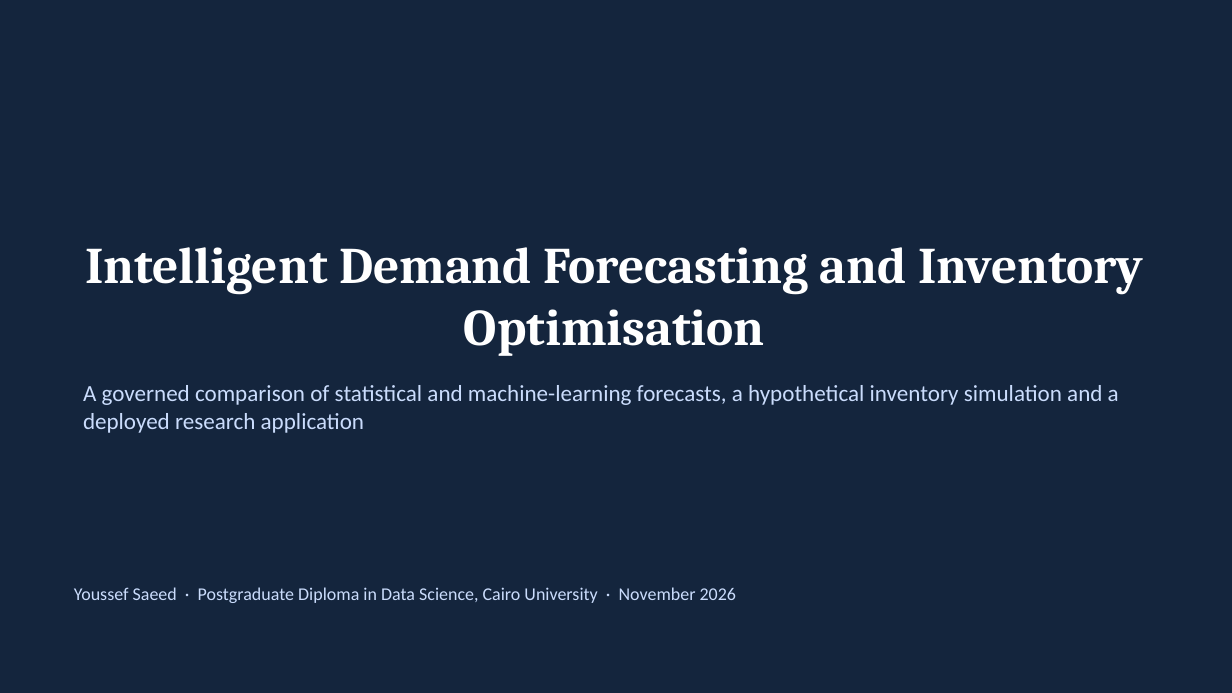
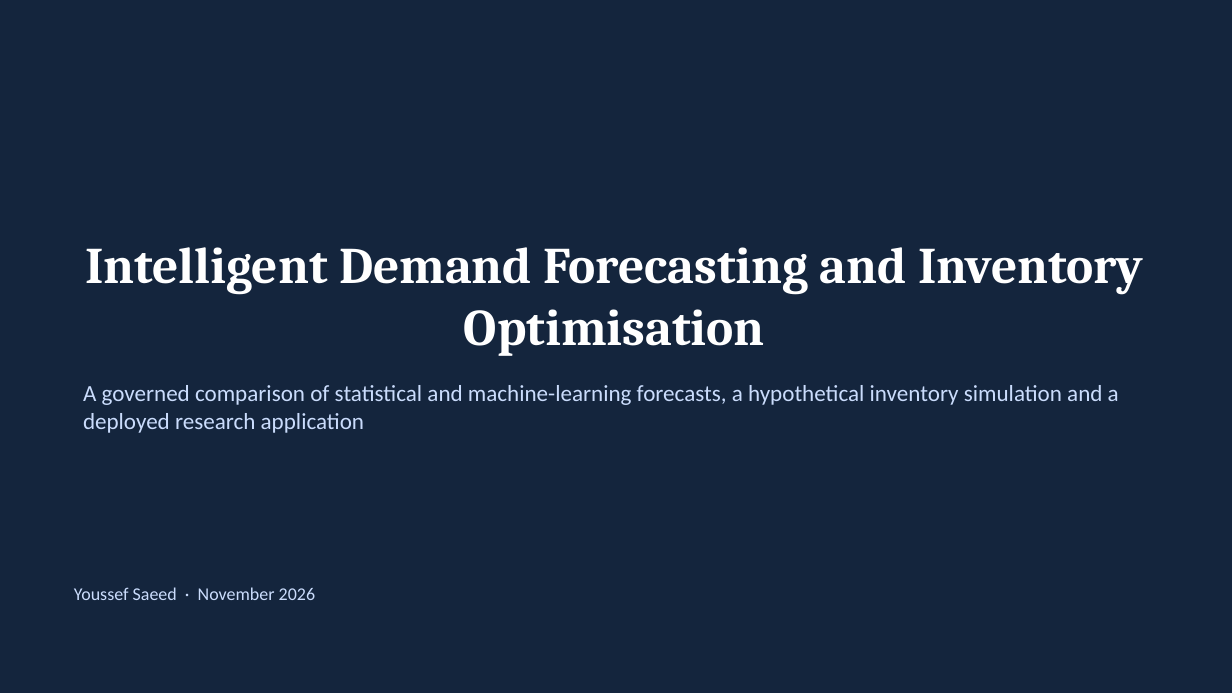
Before and after one commit to YoussefSaeed1/intelligent-demand-forecasting, a slide deck: slide 1 of final_submission/04_presentation/IDF_Viva_Presentation.pptx. Drawn at 1232x693 pixels with LibreOffice and Linux fonts; fonts in the diff are those of the drawing. Boxes give left, top, right and bottom in pixels: in the first picture for what was removed or moved away, otherwise in the second. Text is boxed around its words. In the diff, an @@ line names an element or a change of style, - is before the commit and + after.

```diff
--- a/final_submission/04_presentation/IDF_Viva_Presentation.pptx
+++ b/final_submission/04_presentation/IDF_Viva_Presentation.pptx
@@ text at (x1=74, y1=587, x2=315, y2=600): text changed @@
-Youssef Saeed · Postgraduate Diploma in Data Science, Cairo University · November 2026
+Youssef Saeed · November 2026
```
Also in this commit, not shown: 22 other slides changed, 29 other files.
